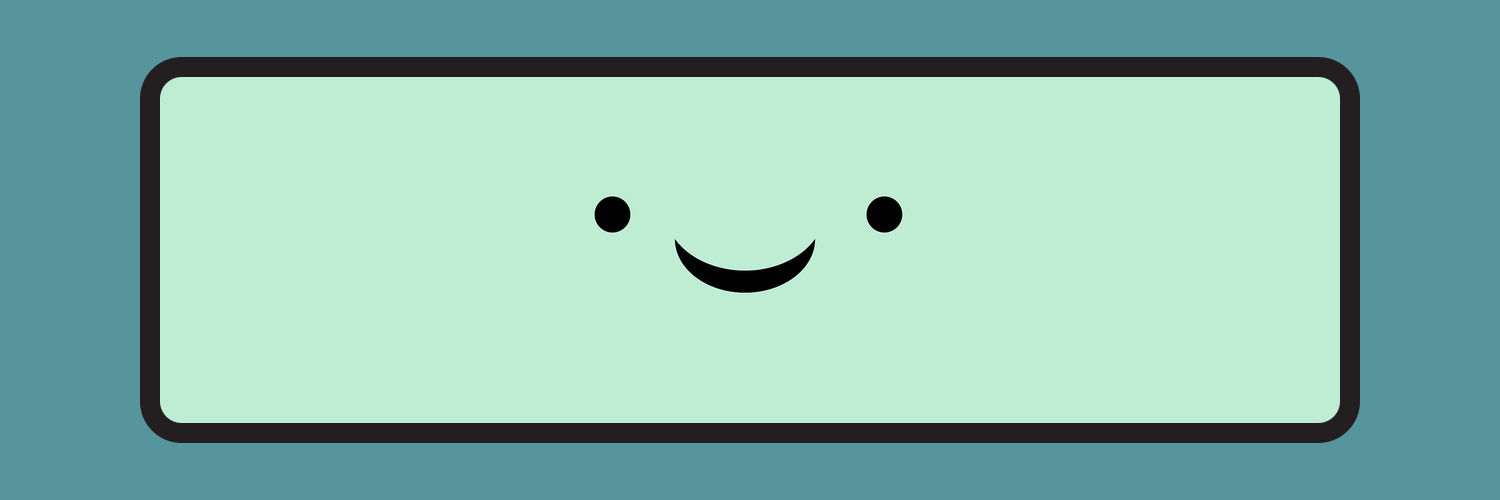
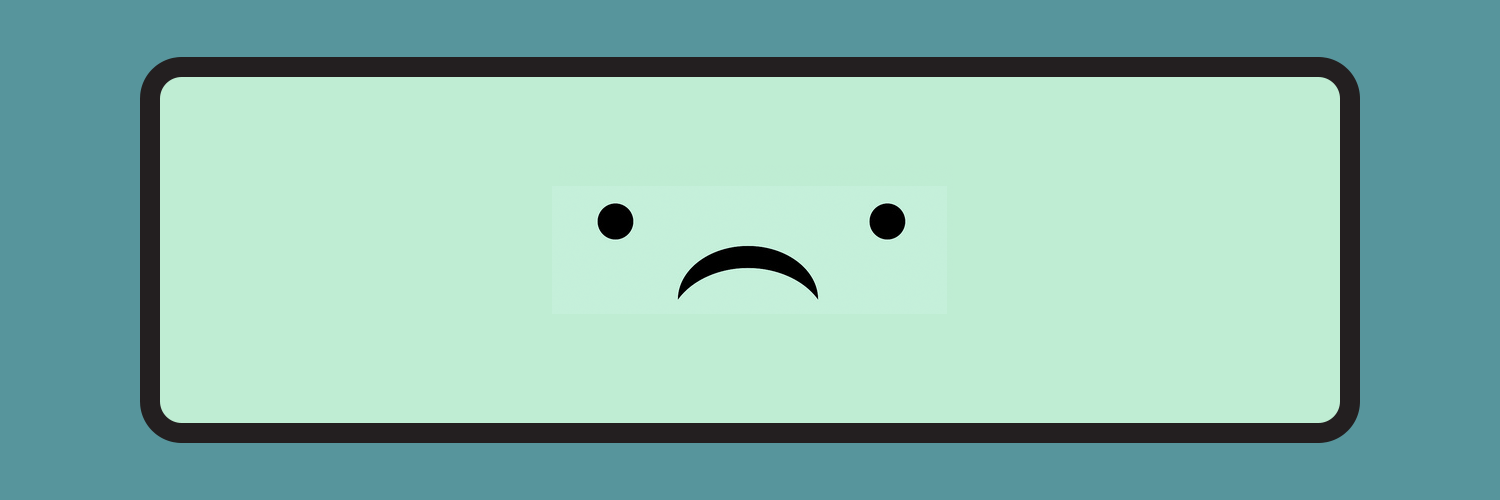
Revision of a layered (1500, 500) image; what changed, layer by layer:
added layer "Layer 2" above "Layer 1" over [552, 186, 947, 314]
